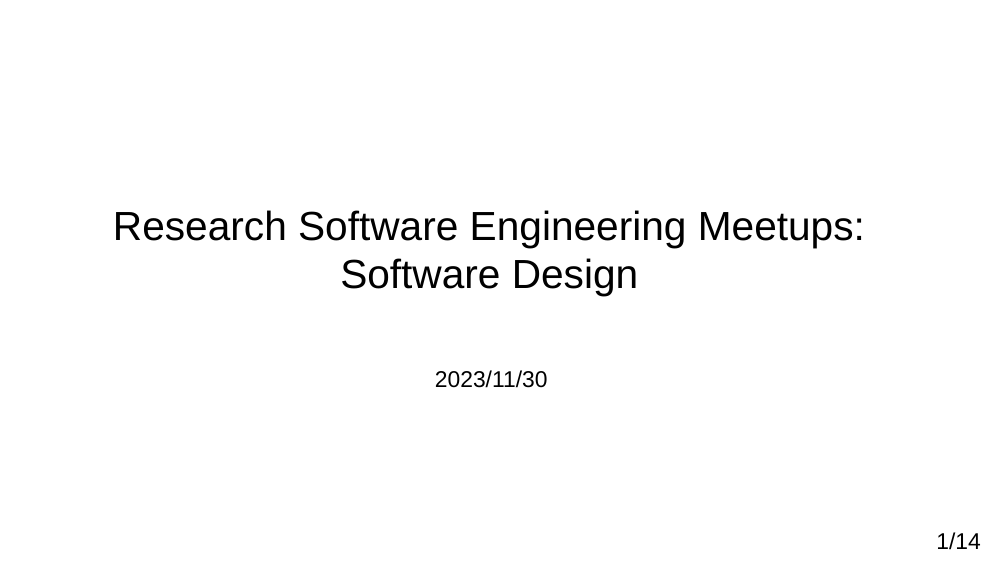
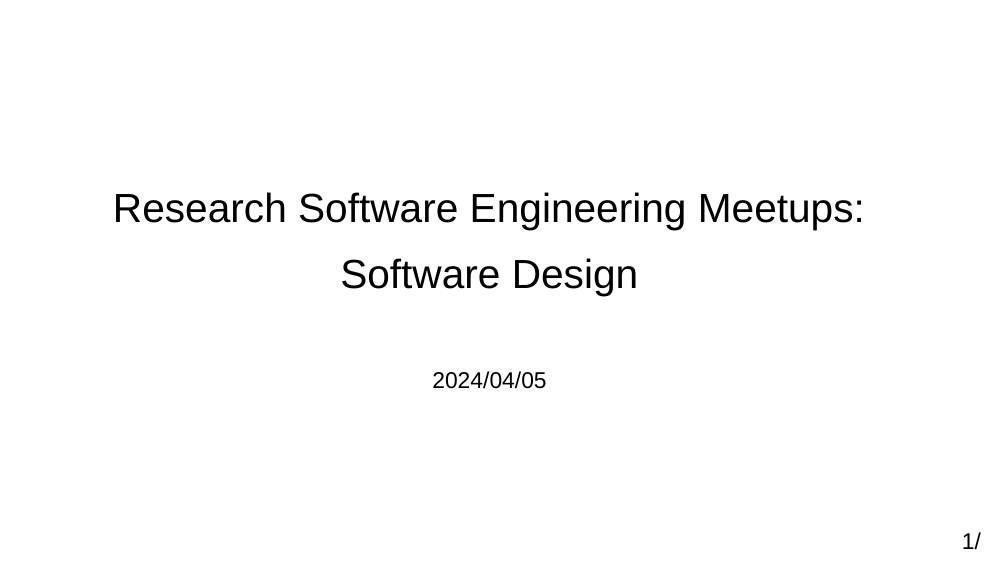
Before and after one commit to adamkewley/rse-meetups, a slide deck: slide 1 of 3_SoftwareDesign/PresentationSlides.odp. Drawn at 1008x567 pixels with LibreOffice and Linux fonts; fonts in the diff are those of the drawing. Boxes give left, top, right and bottom in pixels: in the first picture for what was removed or moved away, otherwise in the second. Text is boxed around its words. In the diff, an @@ line names an element or a change of style, - is before the commit and + after.

```diff
--- a/3_SoftwareDesign/PresentationSlides.odp
+++ b/3_SoftwareDesign/PresentationSlides.odp
@@ subtitle "Research Software Engineering Meetups:" at (113, 192, 865, 296): more space between paragraphs @@
@@ text added at (432, 371, 546, 389), 18 pt, text #000000 @@
+2024/04/05
@@ text removed at (435, 370, 548, 388) @@
-2023/11/30
@@ page number at (962, 532, 981, 550): text changed @@
-1/14
+1/
```
Also in this commit, not shown: 12 other slides changed, 2 other files.
